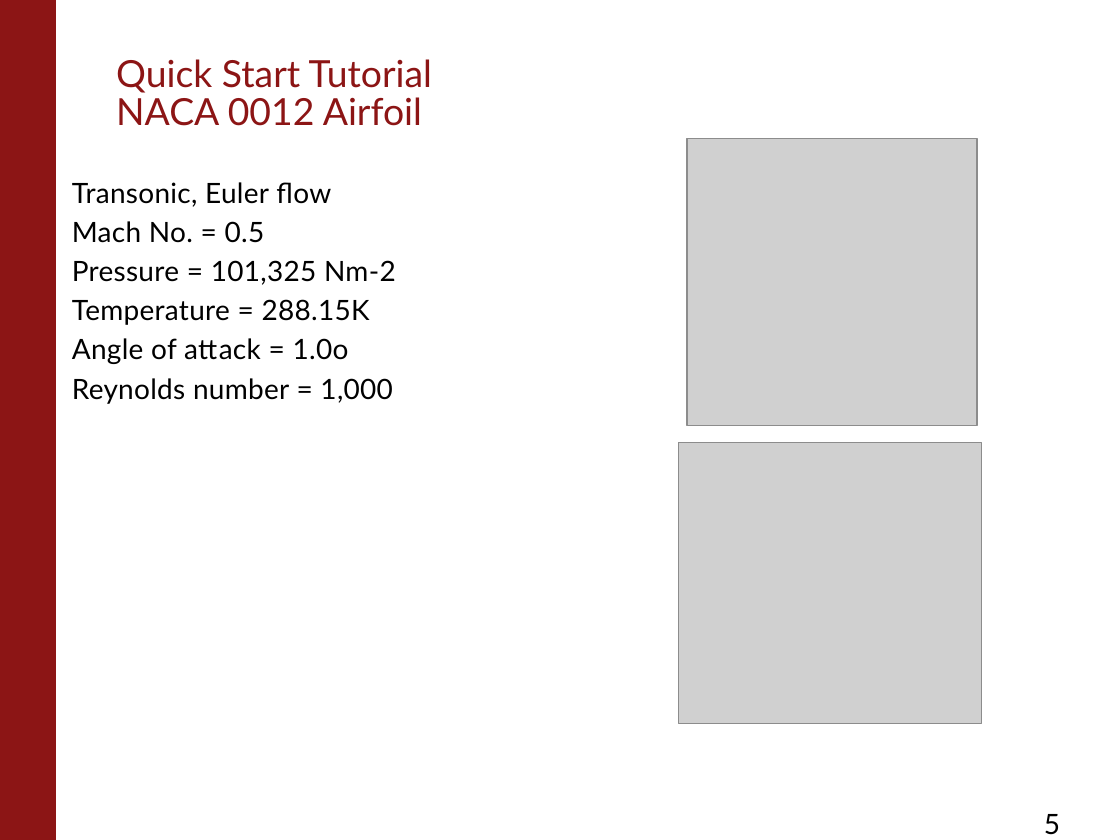
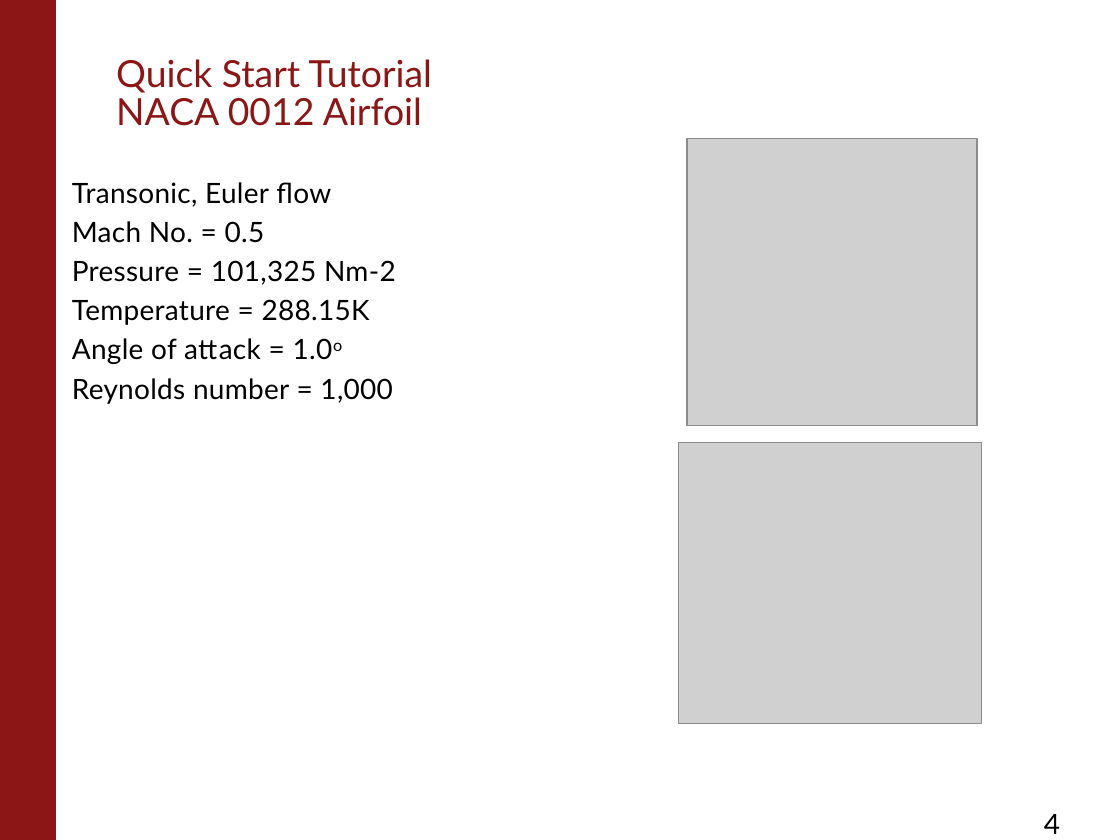
Before and after one commit to su2code/Documentation, a slide deck: slide 4 of Presentations/1st Workshop/Running_SU2.pptx (slide 5 before the commit). Drawn at 1120x840 pixels with LibreOffice and Linux fonts; fonts in the diff are those of the drawing; grey boxes stand for pictures; background and template pictures are left out. Boxes give left, top, right and bottom in pixels: in the first picture for what was removed or moved away, otherwise in the second. Text is boxed around its words. In the diff, an @@ line names an element or a change of style, - is before the commit and + after.

```diff
--- a/Presentations/1st Workshop/Running_SU2.pptx
+++ b/Presentations/1st Workshop/Running_SU2.pptx
@@ text at (72, 338, 333, 364): now superscript in "1.0o" @@
@@ page number at (1044, 814, 1060, 834): text changed @@
-5
+4
```
Also in this commit, not shown: 3 other slides changed, 2 slides added, 1 slide removed, 1 other file.
